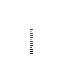
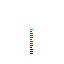
Layer changes from the first 64 × 64 image to the second:
painted on "Layer 1" over [30, 31, 32, 48]
